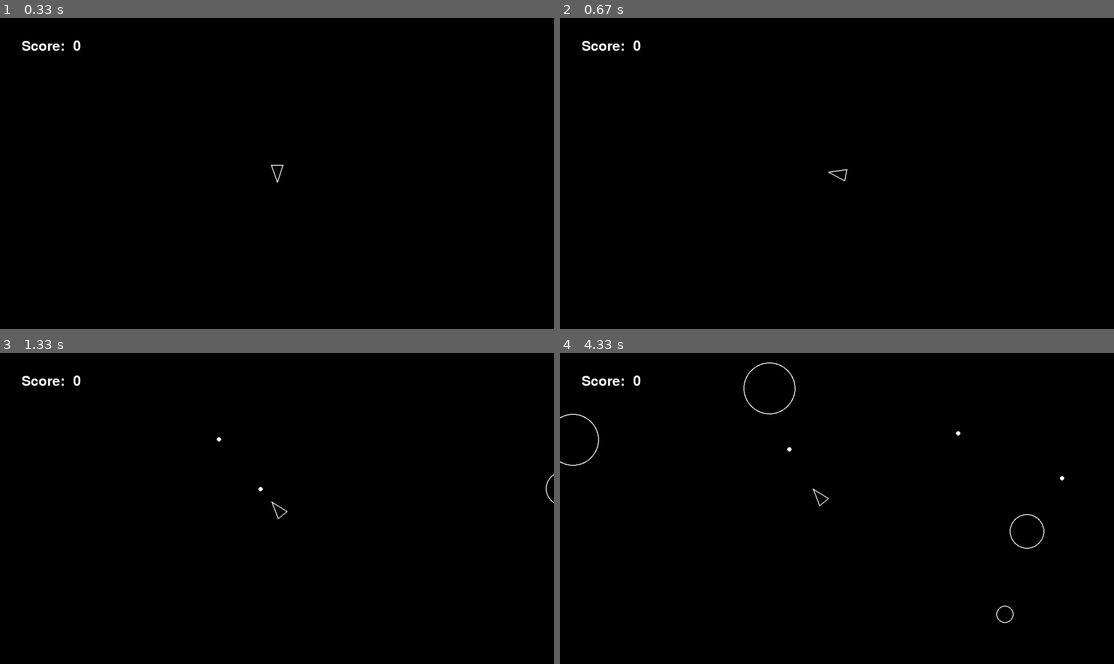
Above: before the commit, frames 1-4 (two rows, left to right).
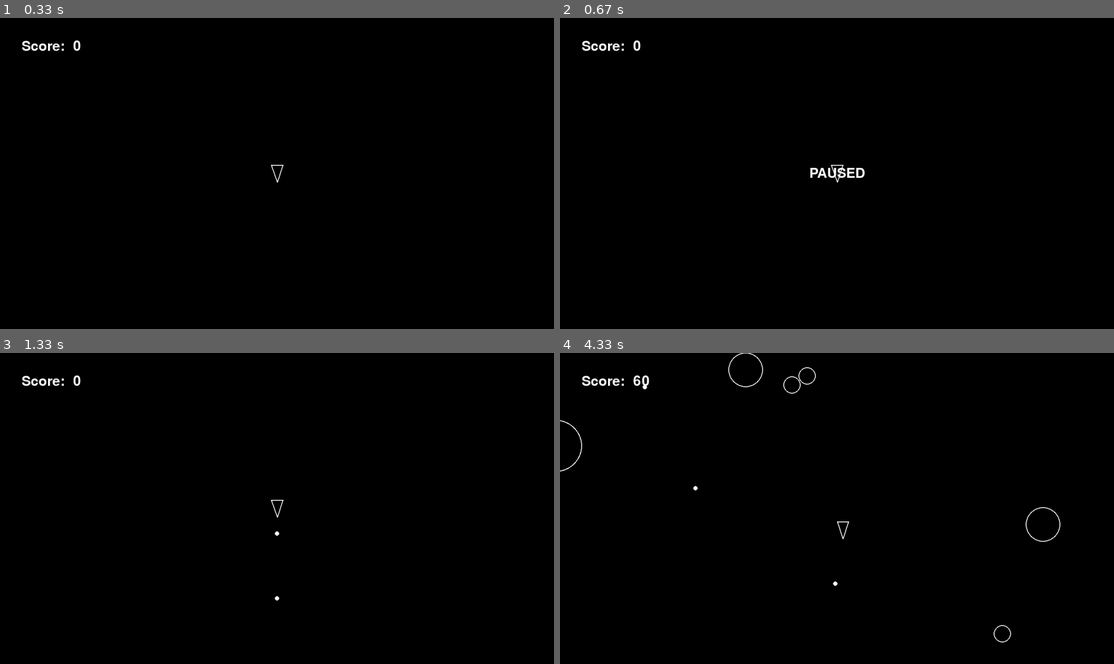
Above: after the commit, the same moments.

Repository: Atomk/asteroids-pygame
Game: pygame game, started from main.py
Same seed, same stepped clock (60 frames per second), same inputs: the game is played once before the commit and once after it.
Inputs:
- Up to frame 1 (0.33 s): no input
- Up to frame 2 (0.67 s): hold P from 0.33 s (still down); hold D from 0.33 s (still down)
- Up to frame 3 (1.33 s): release P at 0.8 s; release D at 0.8 s; hold P 0.83-1.3 s; tap Space at 0.9, 1.2 s
- Up to frame 4 (4.33 s): hold D 1.33-1.8 s; tap Space at 1.4, 1.7, 1.9, 2.23, 2.53, 2.73, 3.03, 3.3, 3.63, 3.93, 4.07 s; hold W 1.83-2.13 s; hold D 2.17-2.63 s; hold A 2.67-3.2 s; hold S 3.23-3.53 s; hold A 3.57-3.97 s; hold W from 4 s (still down)

Frame 1 is identical in both runs. In frame 2, 0.3% of the frame differs, in the area x 45-55%, y 47-53%; in frame 3, 0.1%; in frame 4, 0.9%, in the area x 0-92%, y 0-94%.

Commit message:
feat: pause

Diff:
--- a/main.py
+++ b/main.py
@@ -35,6 +35,7 @@
     x = SCREEN_WIDTH / 2
     y = SCREEN_HEIGHT / 2
     player = Player(x, y)
+    game_paused = False
     asteroids_generator = AsteroidField()
     score = 0
 
@@ -46,30 +47,40 @@
     text_score_val.rect.left = text_score_label.rect.right + 10
     text_score_val.rect.top = text_score_label.rect.top
 
+    text_paused = Text("PAUSED")
+    text_paused.rect.center = (SCREEN_WIDTH // 2, SCREEN_HEIGHT // 2)
+
     while True:
         for event in pygame.event.get():
             if event.type == pygame.QUIT:
                 return
+            elif event.type == pygame.KEYDOWN:
+                if event.key == pygame.K_p:
+                    game_paused = not game_paused
 
         screen.fill((0, 0, 0))
 
+        if not game_paused:
+            updatable.update(delta_time)
+            for asteroid in asteroids:
+                if player.is_colliding(asteroid):
+                    print(f"Game over! Score: {score}")
+                    sys.exit()
+                for shot in shots:
+                    if shot.is_colliding(asteroid):
+                        #print(f"Destroyed asteroid, radius: {asteroid.radius}, points: {asteroid.get_points()}")
+                        score += asteroid.get_points()
+                        text_score_val.update_string(str(score))
+                        shot.kill()
+                        asteroid.split()
+
+        for entity in drawable:
+            entity.draw(screen)
+
         text_score_label.draw(screen)
         text_score_val.draw(screen)
-
-        updatable.update(delta_time)
-        for asteroid in asteroids:
-            if player.is_colliding(asteroid):
-                print(f"Game over! Score: {score}")
-                sys.exit()
-            for shot in shots:
-                if shot.is_colliding(asteroid):
-                    #print(f"Destroyed asteroid, radius: {asteroid.radius}, points: {asteroid.get_points()}")
-                    score += asteroid.get_points()
-                    text_score_val.update_string(str(score))
-                    shot.kill()
-                    asteroid.split()
-        for entity in drawable:
-            entity.draw(screen)
+        if game_paused:
+            text_paused.draw(screen)
 
         pygame.display.flip()
 
